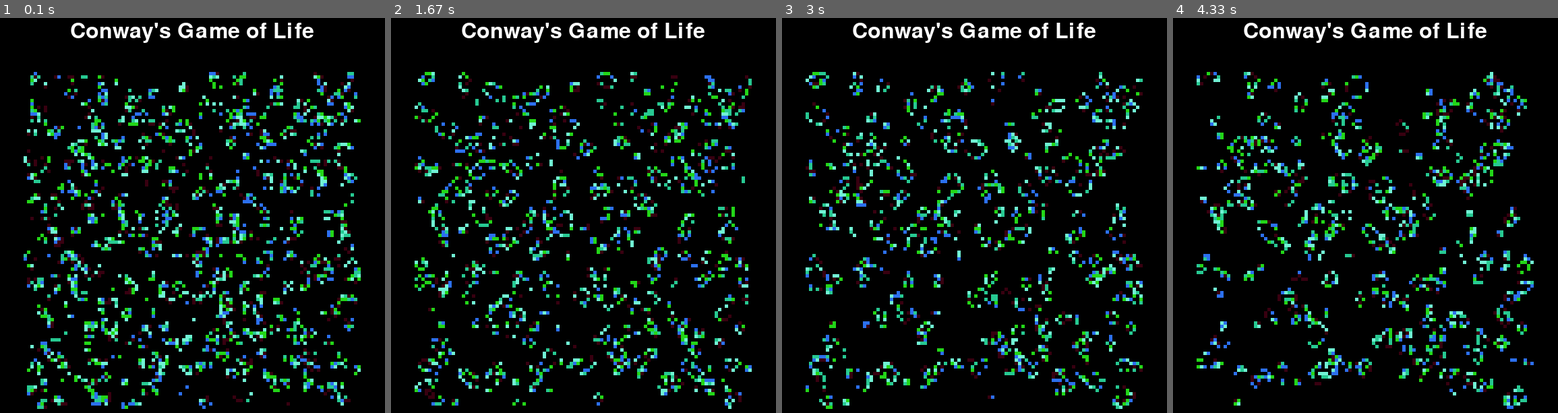
Above: before the commit, frames 1-4 (left to right).
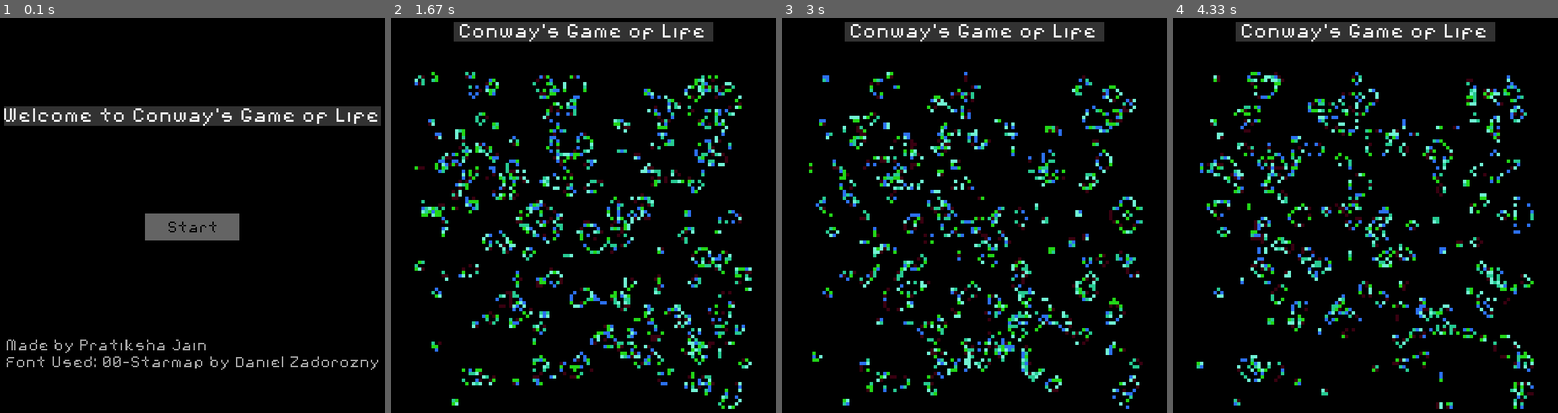
Above: after the commit, the same moments.

Repository: PratikshaJain37/Conways-Game-Of-Life-Pygame
Game: pygame game, started from main.py
Two runs of this game, one before a commit and one after it. Both use one fixed random seed, a clock stepped at 60 frames per second and the inputs below.
Inputs (mouse positions are in pixels of both pictures, inside the frame that each line leads up to):
- Up to frame 1 (0.1 s): no input
- Up to frame 2 (1.67 s): click (583, 227) at 0.38 s
- Up to frame 3 (3 s): no input
- Up to frame 4 (4.33 s): no input

The runs differ from the first frame. In frame 1, 22% of the frame differs, in the area x 1-99%, y 1-99%; in frame 2, 21%; in frame 3, 20%; in frame 4, 20%.

Commit message:
v1.2: Added a super cute home screen with a button which works! Code needs to be cleaned though

Diff:
--- a/main.py
+++ b/main.py
@@ -23,14 +23,24 @@
 # Initialize Pygame
 pygame.init()
 
-# Initialize screen, status and clock
-screen = pygame.display.set_mode((80+INT*SIZE,160+INT*SIZE))
+# Initialize screen and status
+width = 80+INT*SIZE
+height = 160+INT*SIZE
+screen = pygame.display.set_mode((width,height))
 running = True
-clock = pygame.time.Clock()
 
-# Defining Colors
+# Defining Colours
+
+black = (0,0,0)
+darkgrey = (50,50,50)
+lightgrey = (170,170,170)
+white = (255,255,255)
+
 COLORS = [(random.randint(1,256),random.randint(0,256),random.randint(0,256)) for i in range(5)]
-COLOR_DEAD = (0,0,0)
+COLOR_DEAD = black
+
+# Defining basic font
+starmap = "00-starmap.TTF"
 
 # Initialize Status Array
 current_status_array = np.zeros((INT,INT), dtype=int)
@@ -49,12 +59,12 @@
 # For Title Text to be displayed
 
 # Defining font style and size
-font = pygame.font.Font('freesansbold.ttf', 32)
+font_title = pygame.font.Font(starmap, 32)
 
-# Defining position of rect and font
-text_title = font.render("Conway's Game of Life", True, (255,255,255), (0,0,0))
-textRectTitle = text_title.get_rect()
-textRectTitle.center = (40+INT*SIZE/2, 40)
+# Defining position of rect
+text_title = font_title.render(" Conway's Game of Life ", True, white, darkgrey)
+textrect_title = text_title.get_rect()
+textrect_title.center = (40+INT*SIZE/2, 40)
 
 # ---------------------#
 
@@ -83,7 +93,7 @@
         self.assign_color()
 
 
-# ---------------------#
+# ----------#
 
 # Creating 'INT_SQ' instances of box class, and appending them to a list for accessibility
 
@@ -97,6 +107,54 @@
 
     # Alive status depening on current array
     boxes.append(Box(x,y,current_status_array[x][y]))
+
+# ---------------------#
+
+# Introduction start screen
+# sort this out! add comments + see if text can be shifted to helpers.py
+# The button works!
+
+
+intro = True
+
+while intro:
+
+    screen.fill((0,0,0))
+    mouse = pygame.mouse.get_pos()
+    intro_title = pygame.font.Font(starmap, 32)
+    introlabel = intro_title.render("Welcome to Conway's Game of Life", True, white, darkgrey)
+    introtextRect = introlabel.get_rect()
+    introtextRect.center = (width/2,height/4)
+    intro_text = pygame.font.Font(starmap, 25)
+    intro_text1 = intro_text.render("Made by Pratiksha Jain",False, lightgrey)
+    intro_text2 = intro_text.render("Font Used: 00-Starmap by Daniel Zadorozny",False, lightgrey)
+    start_label = intro_text.render("Start", False, black)
+
+    if width/2-70 <= mouse[0] <= width/2+70 and height/2-20 <= mouse[1] <= height/2+20:
+        pygame.draw.rect(screen,(170,170,170),[width/2-70,height/2-20,140,40])
+    else:
+        pygame.draw.rect(screen,(100,100,100),[width/2-70,height/2-20,140,40])
+
+    for event in pygame.event.get():
+
+        if event.type==MOUSEBUTTONDOWN:
+
+            if width/2 <= mouse[0] <= width/2+140 and height/2 <= mouse[1] <= height/2+40:
+                screen.fill((0,0,0))
+                intro = False
+
+        if event.type == QUIT:
+            exit()
+
+    screen.blit(start_label,[width/2-35,height/2-10,140,40])
+    screen.blit(intro_text1, [15, height*3/4])
+    screen.blit(intro_text2, [15, height*3/4+25])
+    screen.blit(introlabel,introtextRect)
+    pygame.display.flip()
+    screen.fill((0,0,0))
+
+
+
 
 # ---------------------#
 
@@ -115,12 +173,12 @@
         box.update()
 
     # Display Title
-    screen.blit(text_title, textRectTitle)
+    screen.blit(text_title, textrect_title)
 
     # Refresh screen
     pygame.display.update()
 
     # A more optimal version of the clock.tick() function, determines fps of display basically
-    time.sleep(0.5)
+    time.sleep(0.1)
 
 # ---------------------#
--- a/trial.py
+++ b/trial.py
@@ -31,6 +31,37 @@
     else:
         rectangles.append(Rectangle(random_pos, (120,0,255),count))
 
+width = screen.get_width()
+height = screen.get_height()
+color_light = (170,170,170)
+color_dark =
+
+intro = True
+while (intro == True):
+    screen.fill((0,0,0))
+    mouse = pygame.mouse.get_pos()
+    myfont=pygame.font.Font("00-starmap.TTF", 30)
+    nlabel=myfont.render("Welcome to Conway's Game of Life", 1, (255, 0, 0))
+
+
+    screen.fill((60,25,60))
+    if width/2 <= mouse[0] <= width/2+140 and height/2 <= mouse[1] <= height/2+40:
+        pygame.draw.rect(screen,color_light,[width/2,height/2,140,40])
+
+    else:
+        pygame.draw.rect(screen,color_dark,[width/2,height/2,140,40])
+
+
+
+    for event in pygame.event.get():
+        if event.type==MOUSEBUTTONDOWN:
+            if width/2 <= mouse[0] <= width/2+140 and height/2 <= mouse[1] <= height/2+40:
+                screen.fill((0,0,0))
+                intro = False
+        if event.type == QUIT:
+            exit()
+    screen.blit(nlabel,(200,200))
+    pygame.display.flip()
 
 while True:
     for event in pygame.event.get():
Binary file added: 00-starmap.TTF
Not shown, changed: .gitignore
